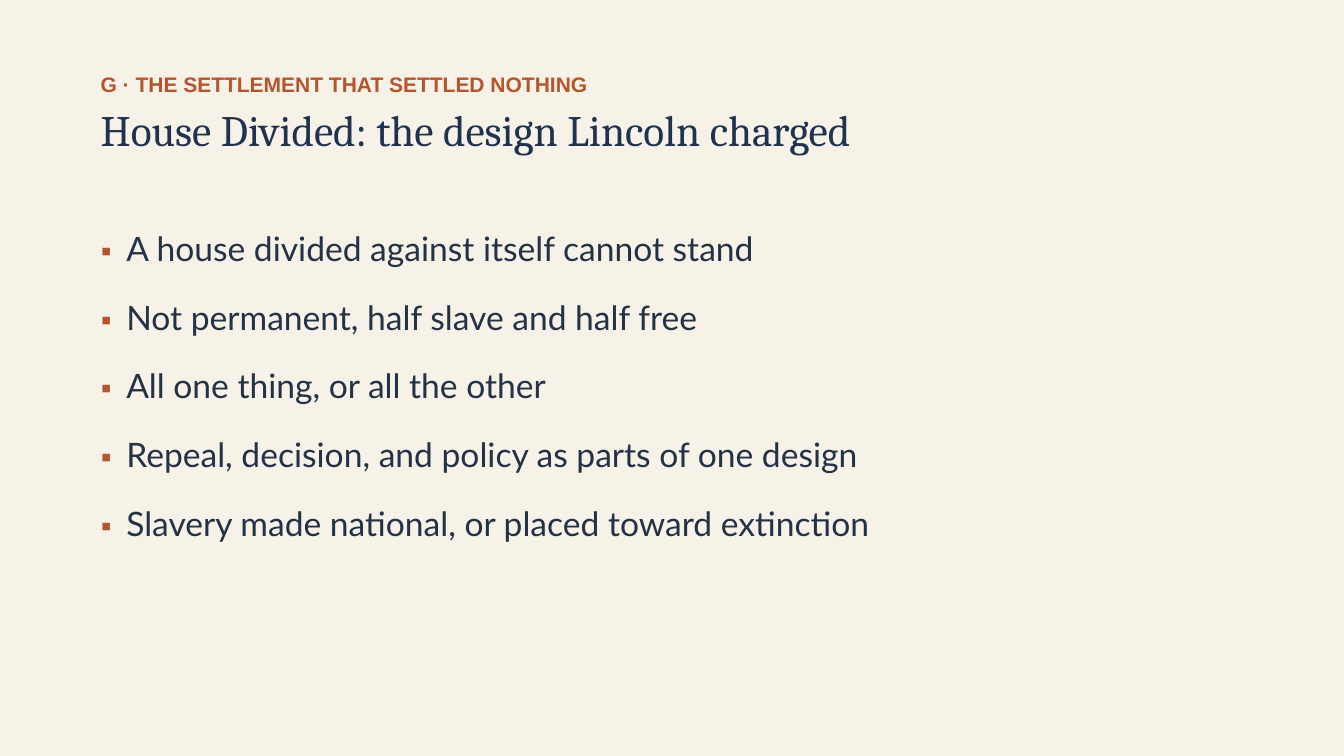
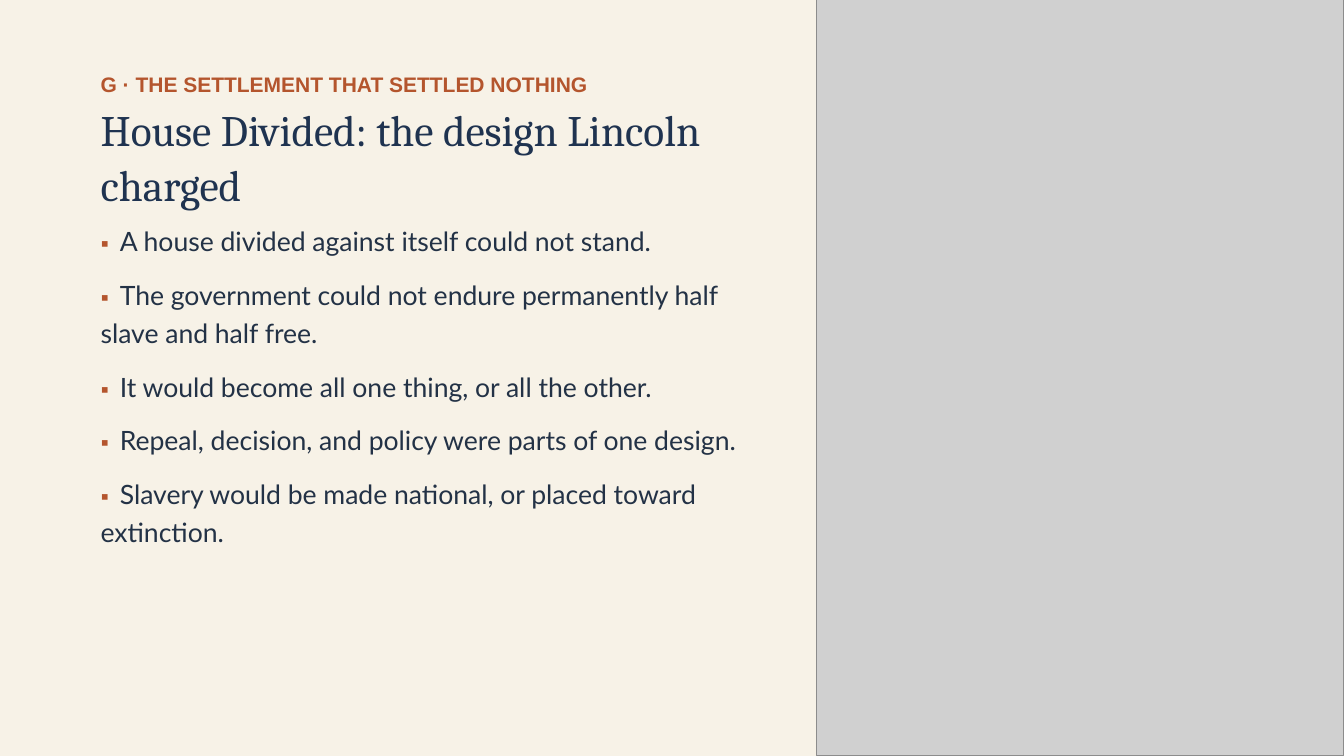
Before and after one commit to ab17gthb/humanities-curriculum-group, a slide deck: slide 21 of sectional-crisis/lesson-04/lesson-04-slides.pptx. Drawn at 1344x756 pixels with LibreOffice and Linux fonts; fonts in the diff are those of the drawing; grey boxes stand for pictures. Boxes give left, top, right and bottom in pixels: in the first picture for what was removed or moved away, otherwise in the second. Text is boxed around its words. In the diff, an @@ line names an element or a change of style, - is before the commit and + after.

```diff
--- a/sectional-crisis/lesson-04/lesson-04-slides.pptx
+++ b/sectional-crisis/lesson-04/lesson-04-slides.pptx
@@ picture added at (817,0,1344,756) @@
@@ text "House Divided: the design Lincoln ..." rewrapped from (101,116,851,156) to (101,116,700,211) @@
@@ text at (101,231,736,542): text changed; size 24 to 19 pt @@
-▪ A house divided against itself cannot stand
-▪ Not permanent, half slave and half free
-▪ All one thing, or all the other
-▪ Repeal, decision, and policy as parts of one design
-▪ Slavery made national, or placed toward extinction
+▪ A house divided against itself could not stand.
+▪ The government could not endure permanently half slave and half free.
+▪ It would become all one thing, or all the other.
+▪ Repeal, decision, and policy were parts of one design.
+▪ Slavery would be made national, or placed toward extinction.
```
Also in this commit, not shown: 7 other slides changed, 6 other files.
